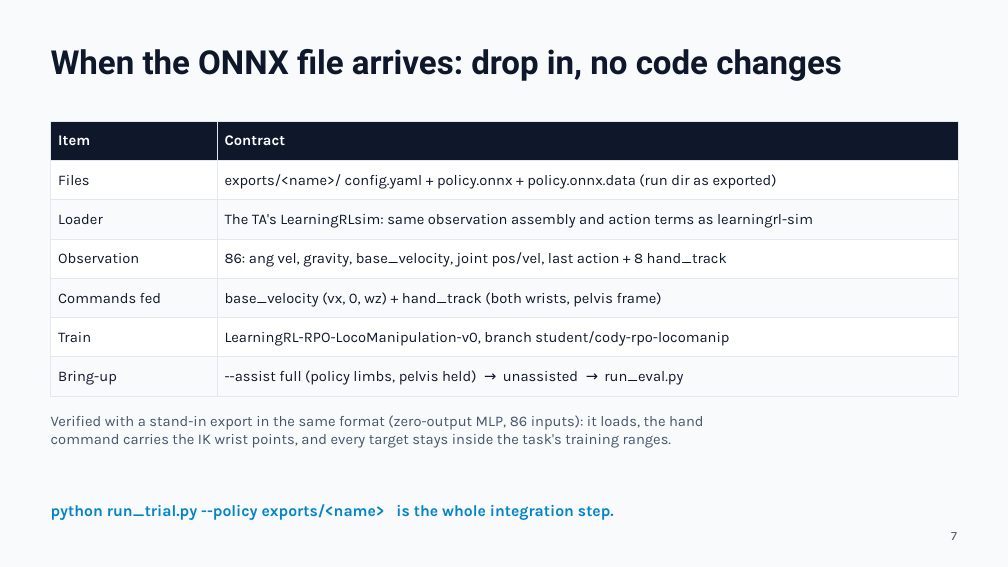
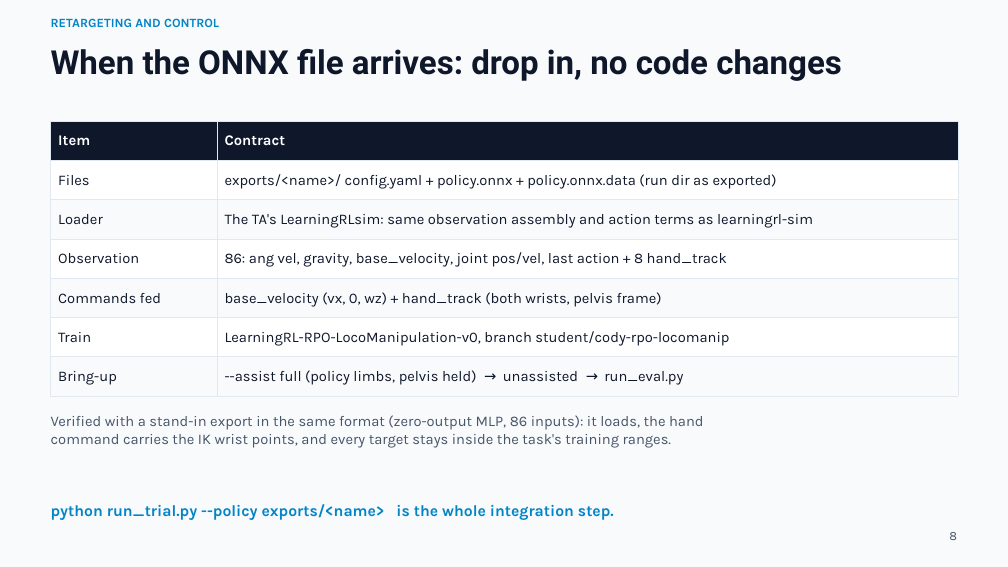
Before and after one commit to thebestjuan1738/SantaDisplayRoboto, a slide deck: slide 8 of slides/SantaBot_Stage2_Simulation_Review.pptx (slide 7 before the commit). Drawn at 1008x567 pixels with LibreOffice and Linux fonts; fonts in the diff are those of the drawing. Boxes give left, top, right and bottom in pixels: in the first picture for what was removed or moved away, otherwise in the second. Text is boxed around its words. In the diff, an @@ line names an element or a change of style, - is before the commit and + after.

```diff
--- a/slides/SantaBot_Stage2_Simulation_Review.pptx
+++ b/slides/SantaBot_Stage2_Simulation_Review.pptx
@@ text added at (51, 18, 219, 27), 12 pt, text #0284C7, bold @@
+RETARGETING AND CONTROL
@@ text at (949, 532, 957, 540): text changed @@
-7
+8
```
Also in this commit, not shown: 9 other slides changed, 3 slides added, 6 other files.
